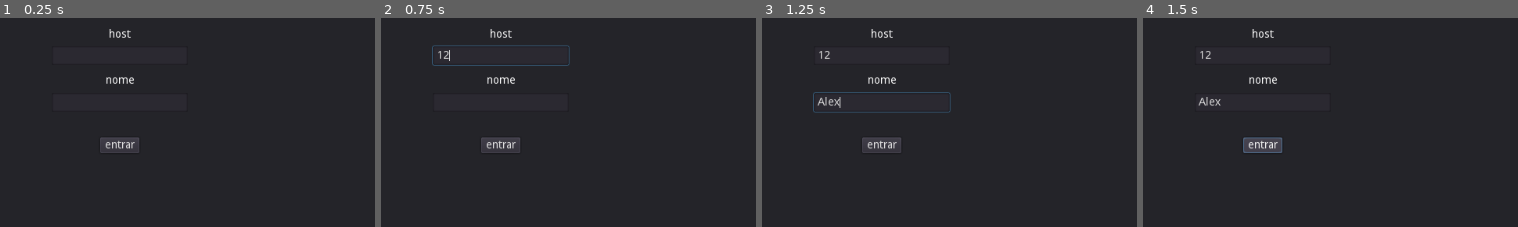
Above: before the commit, frames 1-4 (left to right).
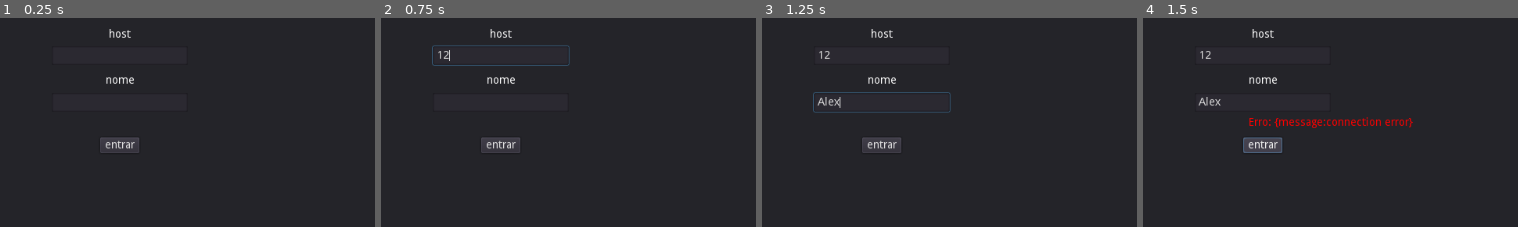
Above: after the commit, the same moments.

Repository: BielMaxBR/elixir-com-godot
Game: Godot game, scene res://login.tscn
Same seed, same stepped clock (60 frames per second), same inputs: the game is played once before the commit and once after it.
Inputs (mouse positions are % of the whole screen's width and height, from its top left):
- Up to frame 1 (0.25 s): no input
- Up to frame 2 (0.75 s): click (50, 44) at 0.52 s; type "12" at 0.6 s
- Up to frame 3 (1.25 s): click (50, 56) at 0.75 s; type "Alex" at 0.83 s
- Up to frame 4 (1.5 s): click "entrar" at 1.25 s
The pictures show only the part of the screen within x 34-84%, y 35-85%; the shares and areas given below are measured in that part.

Frames 1-3 are identical in both runs. In frame 4, 0.9% of the frame differs, in the area x 28-72%, y 47-53%.

Commit message:
eh, mudanças dnovo

Diff:
--- a/godot_client/conection.gd
+++ b/godot_client/conection.gd
@@ -4,7 +4,7 @@
 var channel : PhoenixChannel
 var presence : PhoenixPresence
 
-signal error
+signal error(erro)
 signal message
 signal connected
 signal disconnected
@@ -14,7 +14,6 @@
 func login(host: String, _user_name: String):
 	socket = PhoenixSocket.new(host, {params = {"ok":"ok"}})
 	socket.connect("on_error", self, "_on_Socket_error")
-
 	presence = PhoenixPresence.new()
 	presence.connect("on_join", self, "_on_Presence_join")
 	presence.connect("on_leave", self, "_on_Presence_leave")
@@ -29,13 +28,14 @@
 	socket.connect_socket()
 
 func send(message: String):
-	channel.push('shout', {"user": user_name, "message": message})
+	print(channel.push('shout', {"user": user_name, "message": message}))
 
 func _on_Channel_event(event, payload, status):
 	print("_on_channel_event:  ", event, ", ", status, ", ", payload)
+
 func _on_Socket_error(error):
 	print(error)
-	emit_signal("error")
+	emit_signal("error", error)
 
 func _on_Channel_join_result():
 	print('?')
Not shown, removed: godot_chat/.formatter.exs
Not shown, removed: godot_chat/.gitignore
Not shown, removed: godot_chat/README.md
Not shown, removed: godot_chat/assets/js/user_socket.js
Not shown, removed: godot_chat/config/config.exs
Not shown, removed: godot_chat/config/dev.exs
Not shown, removed: godot_chat/config/prod.exs
Not shown, removed: godot_chat/config/runtime.exs
Not shown, removed: godot_chat/config/test.exs
Not shown, removed: godot_chat/lib/godot_chat.ex
Not shown, removed: godot_chat/lib/godot_chat/application.ex
Not shown, removed: godot_chat/lib/godot_chat/mailer.ex
(and 64 more such lines)
